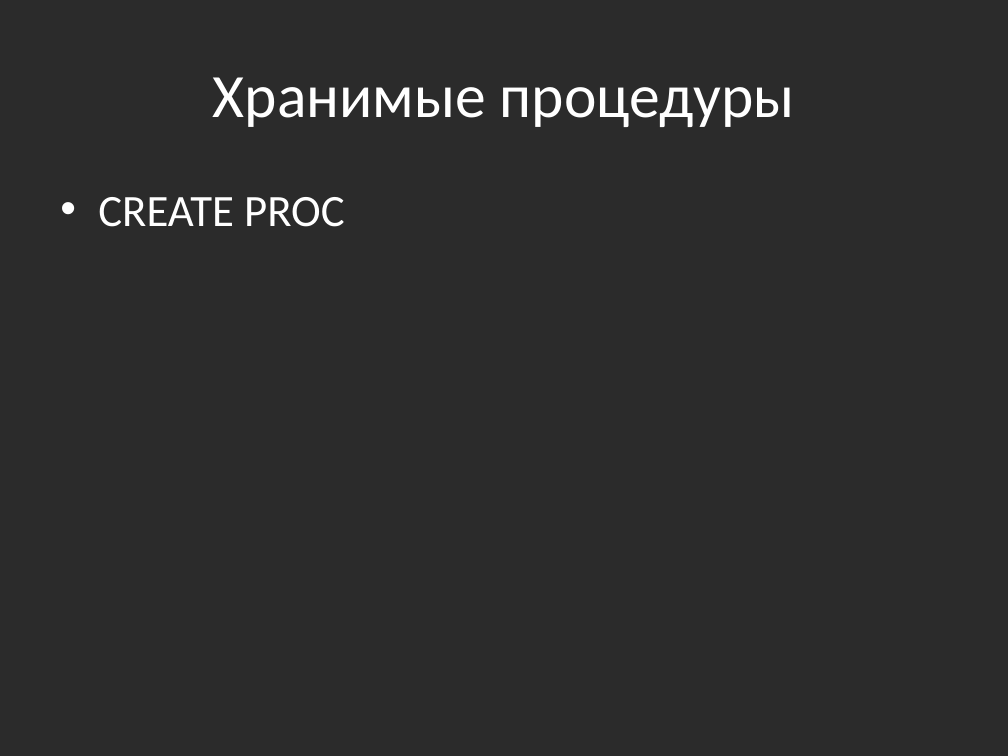
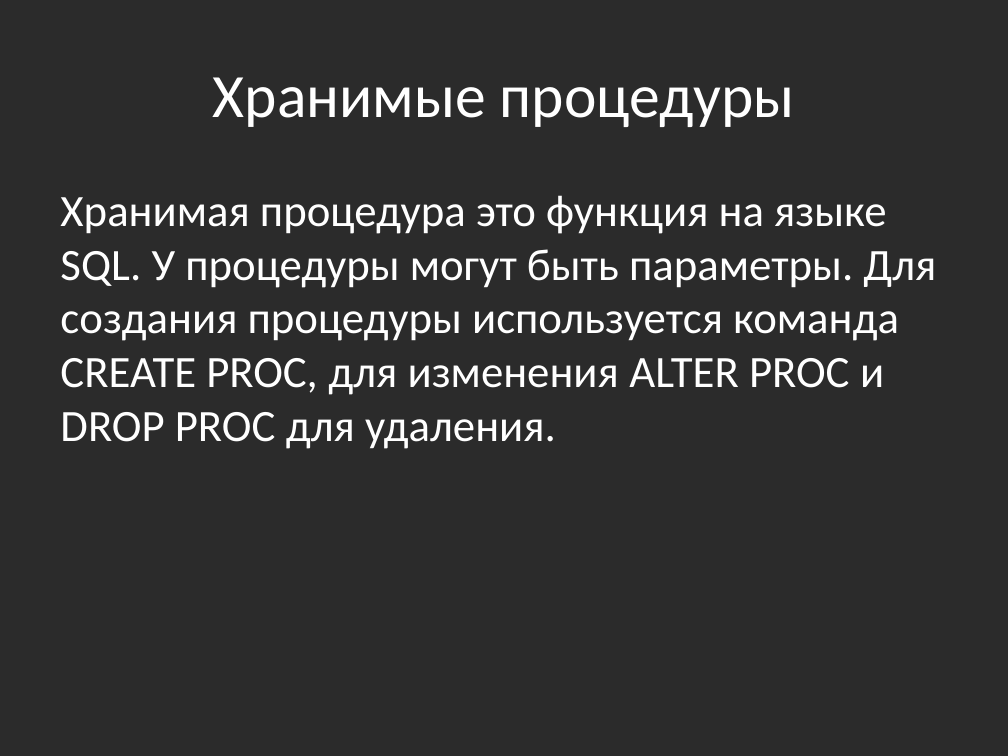
Before and after one commit to bazile/Training, a slide deck: slide 25 of Presentation/lesson-09-sql.pptx. Drawn at 1008x756 pixels with LibreOffice and Linux fonts; fonts in the diff are those of the drawing; background and template pictures are left out; a plain dark background stands for a picture behind light text. Boxes give left, top, right and bottom in pixels: in the first picture for what was removed or moved away, otherwise in the second. Text is boxed around its words. In the diff, an @@ line names an element or a change of style, - is before the commit and + after.

```diff
--- a/Presentation/lesson-09-sql.pptx
+++ b/Presentation/lesson-09-sql.pptx
@@ text at box(60, 195, 936, 449): text changed @@
-• CREATE PROC
+Хранимая процедура это функция на языке SQL. У процедуры могут быть параметры. Для создания процедуры используется команда CREATE PROC, для изменения ALTER PROC и DROP PROC для удаления.
```
Also in this commit, not shown: 1 other slide changed, 2 other files.
